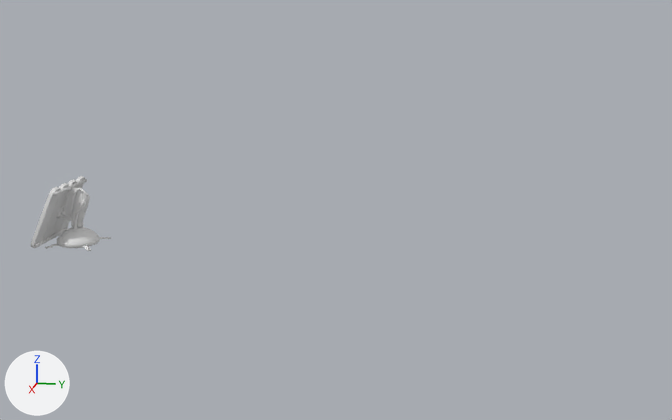
A saved change to the FBX model Assets/Art/Models/Furniture/Machines/Engineering/Solar Panel.fbx.
Camera for both pictures: a camera (50 mm lens) standing at (15.97, -1.54, 4.09) and looking at (1.21, -4.49, 0.4). Every picture has the same lights, and +X, +Y and +Z are marked at lower left. Where no turn or scale is listed for an object, it has been applied to the vertices.

Names of what the first picture shows: 'Solar.Arm1', 'Solar.Arm2', 'Solar.Arm3', 'Solar.Arm4', 'Solar.Base', 'Solar.Panel', 'Solar.Wire'.
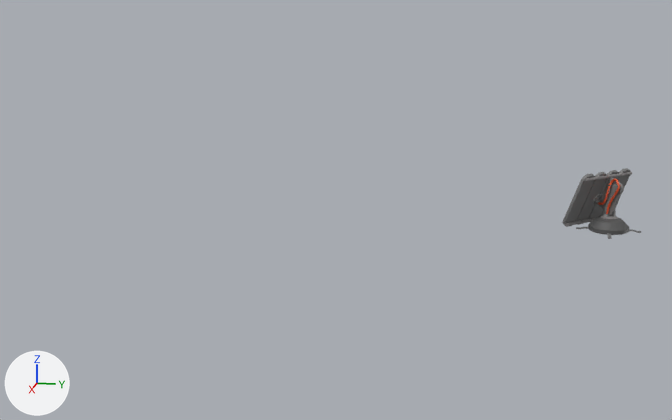
Where the newer file only moved an object's origin or applied its transform, the numbers keep the older frame.

Changed parts and their boxes (x1, y1, x2, y2) in the pictures (672 x 420 px):
'Solar.Panel', surface changed, mesh turned: before (31, 176, 87, 248); after (563, 168, 632, 227)
'Solar.Base', surface changed, mesh turned: before (45, 228, 111, 251); after (576, 216, 641, 239)
'Solar.Arm2', surface changed, mesh turned: before (71, 194, 89, 228); after (605, 185, 622, 216)
'Solar.Arm3', surface changed, mesh turned: before (64, 188, 90, 221); after (601, 178, 624, 202)
'Solar.Wire', surface changed, mesh turned: before (63, 188, 87, 226); after (598, 178, 620, 214)
'Solar.Arm4', surface changed: (58, 195, 607, 221) in both
'Solar.Arm1', surface changed, mesh turned: before (68, 222, 86, 232); after (601, 211, 618, 219)

What changed in the scene script:
```text
Add img_palette05_png:
    img_palette05_png = load_image('Palette05.png', '../../../../Textures/Palette05.png', 256, 256, 'sRGB')
Change mat_palette05:
    remove mat_palette05.base_color = (0.8, 0.8, 0.8)  # white #e7e7e7
    add mat_palette05.texture = img_palette05_png
Change me_cylinder_175:
    where me_cylinder_175.from_pydata(...)  # 76 vertices, 64 faces; spans x -0.143..0.143, y -0.143..0.143, z 0.098..0.303
    used by ob_solar_arm1; location = (2.5, -8.49, 0.1)
    me_cylinder_175 part 2: the whole mesh is turned -47.5 degrees about the z axis through its middle, then moved by (-2.498, 8.491, 0.0)
Change me_cylinder_172:
    where me_cylinder_172.from_pydata(...)  # 161 vertices, 152 faces; spans x -0.398..0.398, y -0.398..0.398, z -0.134..0.098
    used by ob_solar_base; location = (2.5, -8.49, 0.1)
    me_cylinder_172 part 6: the whole mesh is turned -47.5 degrees about the z axis through its middle, then moved by (-2.498, 8.491, 0.0)
Change me_cylinder_171:
    where me_cylinder_171.from_pydata(...)  # 32 vertices, 30 faces; spans x 0.003..0.037, y -0.084..0.238, z 0.265..0.825
    used by ob_solar_arm2; location = (2.5, -8.49, -0.03)
    me_cylinder_171 part 3: the whole mesh is turned -47.5 degrees about the z axis through its middle, then moved by (-2.447, 8.451, 0.0)
Change me_plane_042:
    where me_plane_042.from_pydata(...)  # 585 vertices, 356 faces; spans x -0.565..0.565, y -0.22..0.297, z -0.508..0.484
    used by ob_solar_panel; location = (2.5, -8.83, 0.5)
    me_plane_042 part 1: the whole mesh is turned -47.5 degrees about the z axis through its middle, then moved by (-2.717, 8.587, 0.0)
Change me_beziercurve_006:
    where me_beziercurve_006.from_pydata(...)  # 100 vertices, 96 faces; spans x 0.006..0.093, y -0.225..0.24, z -0.049..0.582
    used by ob_solar_wire; location = (2.5, -8.49, 0.32)
    me_beziercurve_006 part 4: the whole mesh is turned -47.5 degrees about the z axis through its middle, then moved by (-2.508, 8.452, 0.0)
Change me_cylinder_173:
    where me_cylinder_173.from_pydata(...)  # 68 vertices, 67 faces; spans x -0.035..0.064, y -0.084..0.393, z -0.083..0.467
    used by ob_solar_arm3; location = (2.5, -8.65, 0.41)
    me_cylinder_173 part 5: the whole mesh is turned -47.5 degrees about the z axis through its middle, then moved by (-2.504, 8.481, 0.0)
```
